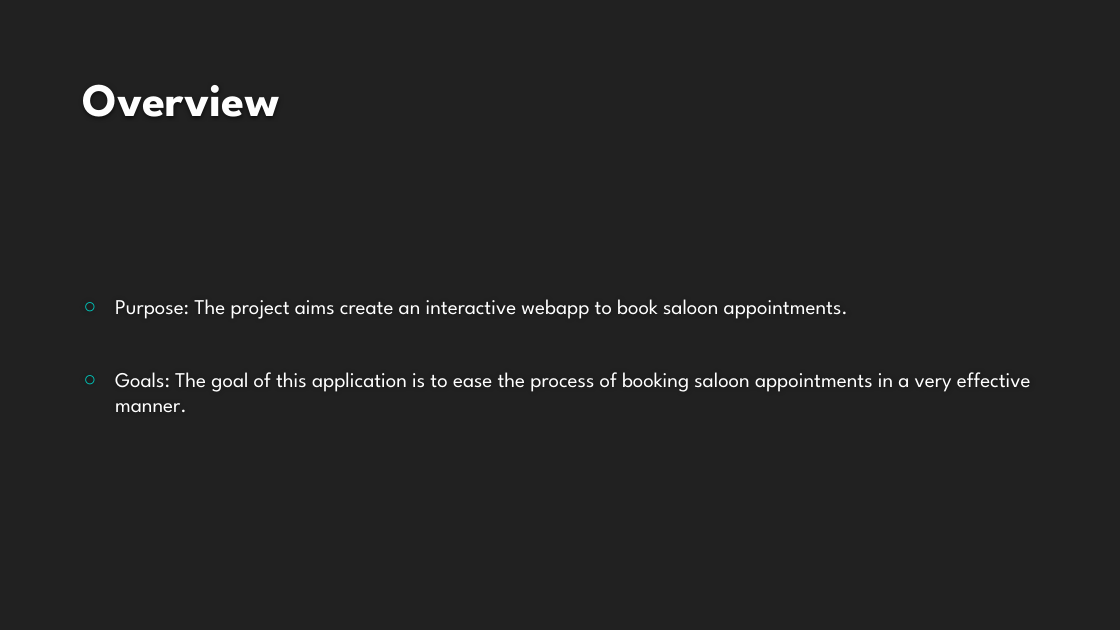
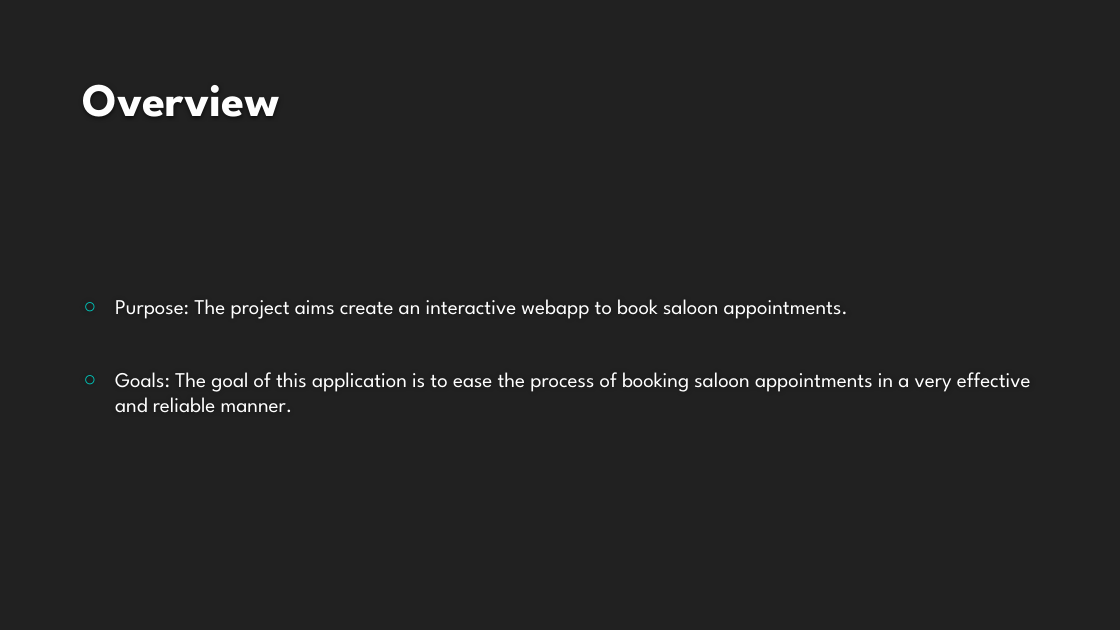
Before and after one commit to HalfMomentum/Belleza, a slide deck: slide 2 of Documentation/BELLZA WEBAPP.pptx. Drawn at 1120x630 pixels with LibreOffice and Linux fonts; fonts in the diff are those of the drawing; background and template pictures are left out. Boxes give left, top, right and bottom in pixels: in the first picture for what was removed or moved away, otherwise in the second. Text is boxed around its words. In the diff, an @@ line names an element or a change of style, - is before the commit and + after.

```diff
--- a/Documentation/BELLZA WEBAPP.pptx
+++ b/Documentation/BELLZA WEBAPP.pptx
@@ text at bbox=[115, 372, 1031, 413]: text changed @@
-○ Goals: The goal of this application is to ease the process of booking saloon appointments in a very effective manner.
+○ Goals: The goal of this application is to ease the process of booking saloon appointments in a very effective and reliable manner.
```
Also in this commit, not shown: 3 other slides changed, 2 other files.
